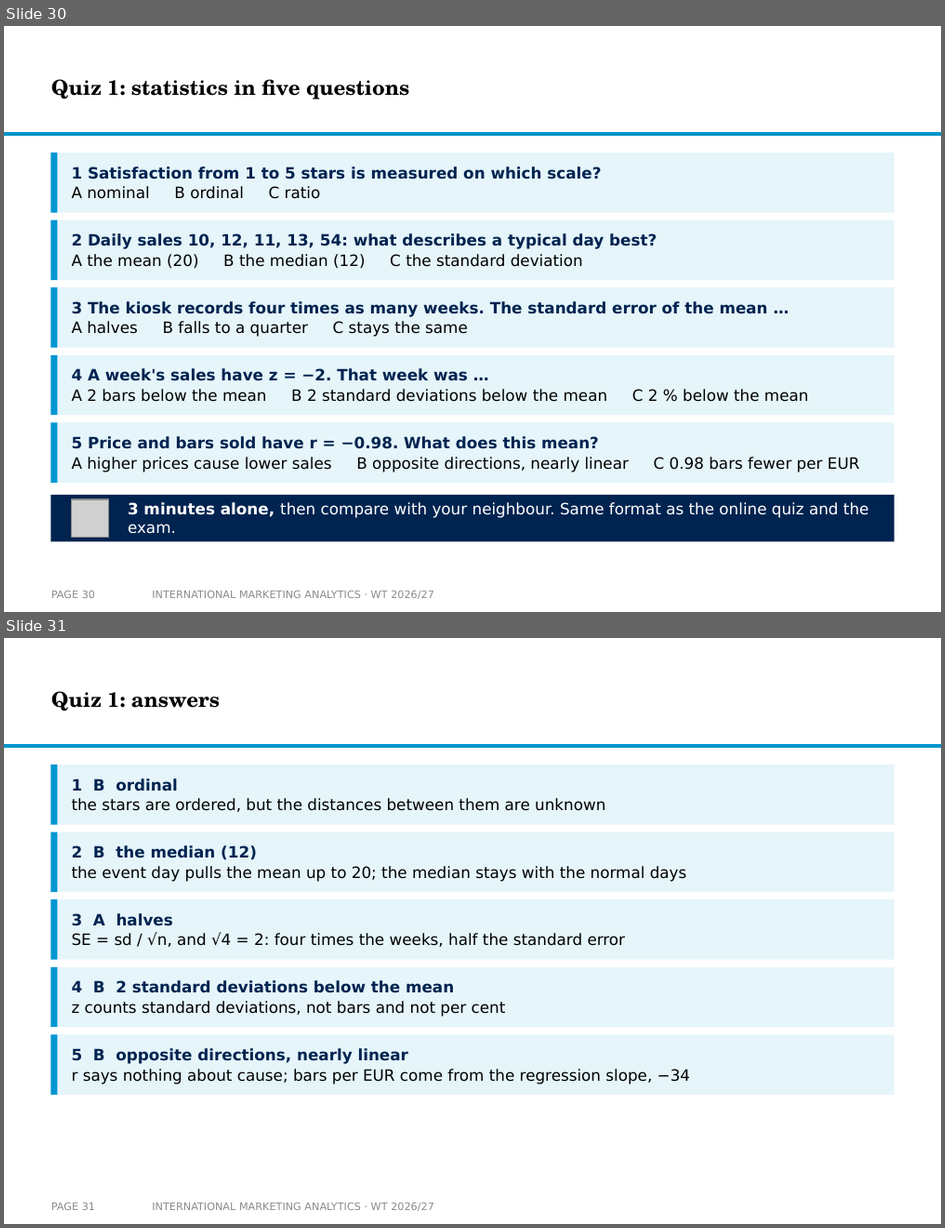
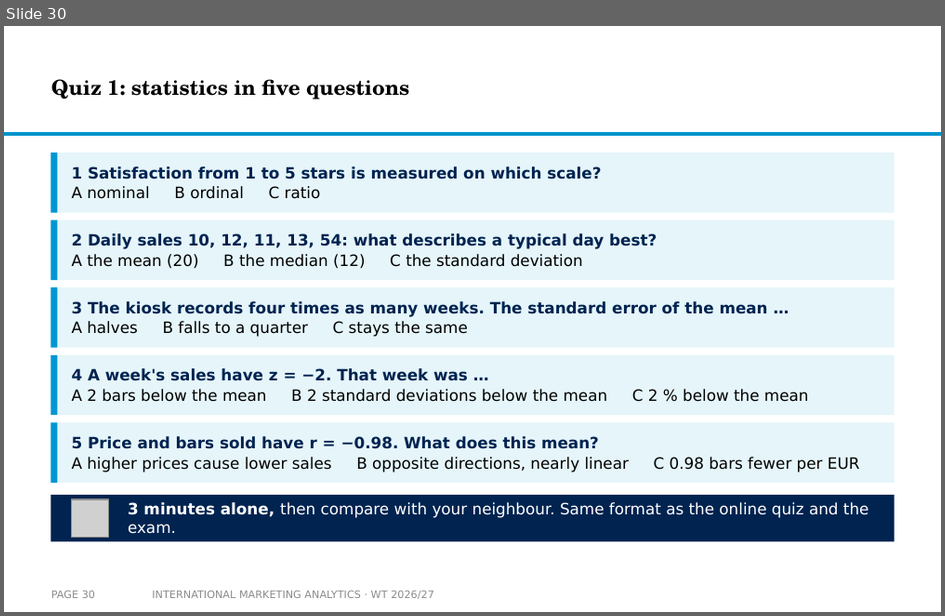
Before and after one commit to arnefloh-wu/international-marketing-analytics-teaching, a slide deck: slides/01b_statistics-and-regression_WT26-27.pptx. Shown one above the other, each under a label of ours: slides 30 and 31 before the commit, slide 30 after it. The pictures are 945x1228 and 945x616 pixels, drawn with LibreOffice and Linux fonts; fonts in the diff are those of the drawing; grey boxes stand for pictures; background and template pictures are left out. Boxes give left, top, right and bottom in pixels: in the first picture for what was removed or moved away, otherwise in the second. Text is boxed around its words. In the diff, an @@ line names an element or a change of style, - is before the commit and + after.

```diff
--- a/slides/01b_statistics-and-regression_WT26-27.pptx
+++ b/slides/01b_statistics-and-regression_WT26-27.pptx
@@ slide 31 removed at (x1=4, y1=638, x2=941, y2=1224), background #FFFFFF; not listed: 1 template element that a slide beside it also shows @@
@@ title removed at (x1=51, y1=691, x2=220, y2=711) @@
-Quiz 1: answers
@@ rectangle removed at (x1=50, y1=764, x2=895, y2=825) @@
@@ rectangle removed at (x1=50, y1=764, x2=57, y2=825) @@
@@ text removed at (x1=72, y1=778, x2=606, y2=812) @@
-1 B ordinal
-the stars are ordered, but the distances between them are unknown
@@ rectangle removed at (x1=50, y1=832, x2=895, y2=892) @@
@@ rectangle removed at (x1=50, y1=832, x2=57, y2=892) @@
@@ text removed at (x1=72, y1=845, x2=688, y2=882) @@
-2 B the median (12)
-the event day pulls the mean up to 20; the median stays with the normal days
@@ rectangle removed at (x1=50, y1=899, x2=895, y2=960) @@
@@ rectangle removed at (x1=50, y1=899, x2=57, y2=960) @@
@@ text removed at (x1=72, y1=913, x2=626, y2=947) @@
-3 A halves
-SE = sd / √n, and √4 = 2: four times the weeks, half the standard error
@@ rectangle removed at (x1=50, y1=967, x2=895, y2=1027) @@
@@ rectangle removed at (x1=50, y1=967, x2=57, y2=1027) @@
@@ text removed at (x1=72, y1=980, x2=506, y2=1017) @@
-4 B 2 standard deviations below the mean
-z counts standard deviations, not bars and not per cent
@@ rectangle removed at (x1=50, y1=1034, x2=895, y2=1095) @@
@@ rectangle removed at (x1=50, y1=1034, x2=57, y2=1095) @@
@@ text removed at (x1=72, y1=1048, x2=690, y2=1084) @@
-5 B opposite directions, nearly linear
-r says nothing about cause; bars per EUR come from the regression slope, −34
@@ page number removed at (x1=51, y1=1203, x2=95, y2=1210) @@
-PAGE 31
@@ text removed at (x1=152, y1=1203, x2=435, y2=1211) @@
-INTERNATIONAL MARKETING ANALYTICS · WT 2026/27
```
Also in this commit, not shown: 1 other slide removed, 2 other files.
